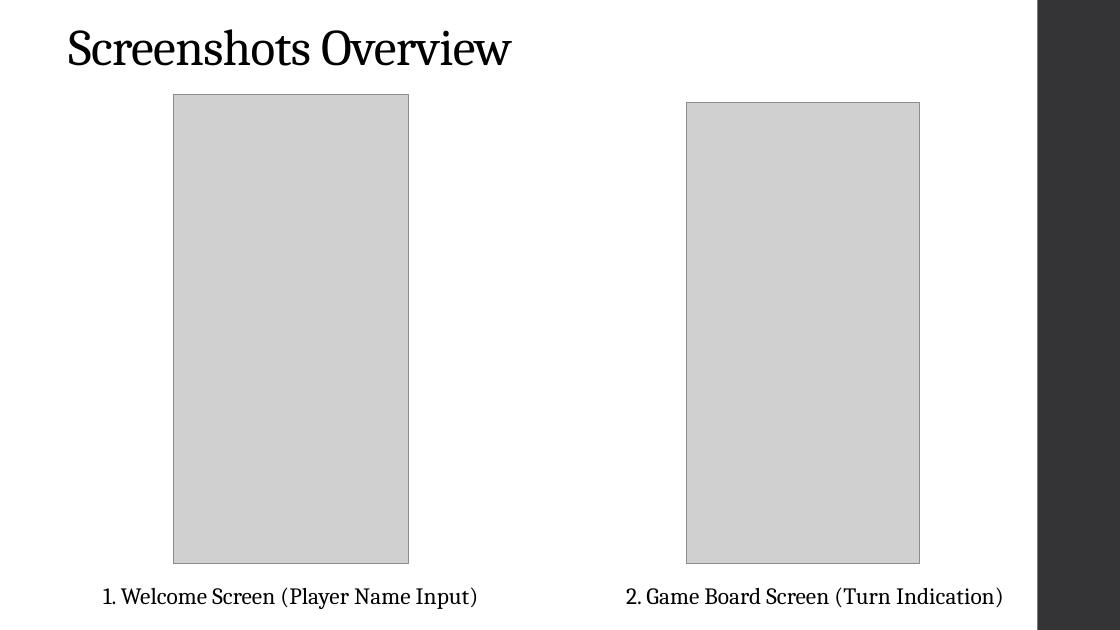
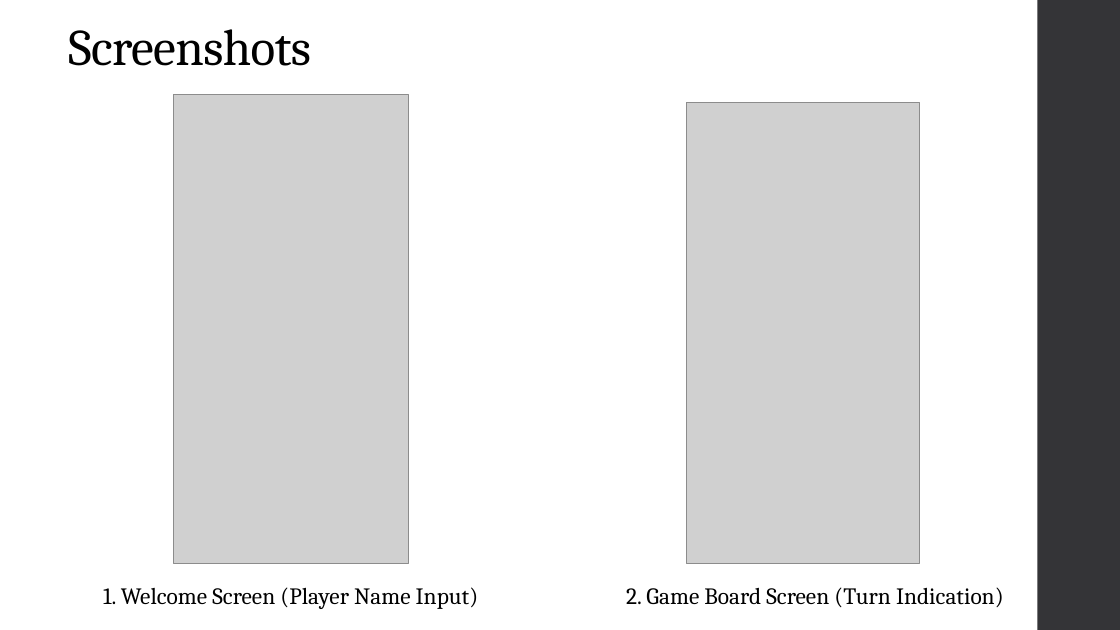
Before and after one commit to harmikrathod09/Sem_5, a slide deck: slide 4 of PC/TIC-TAC-TEO.pptx. Drawn at 1120x630 pixels with LibreOffice and Linux fonts; fonts in the diff are those of the drawing; grey boxes stand for pictures. Boxes give left, top, right and bottom in pixels: in the first picture for what was removed or moved away, otherwise in the second. Text is boxed around its words. In the diff, an @@ line names an element or a change of style, - is before the commit and + after.

```diff
--- a/PC/TIC-TAC-TEO.pptx
+++ b/PC/TIC-TAC-TEO.pptx
@@ title at box(68, 29, 311, 66): text changed @@
-Screenshots Overview
+Screenshots
```
Also in this commit, not shown: 1 other slide changed, 2 other files.
